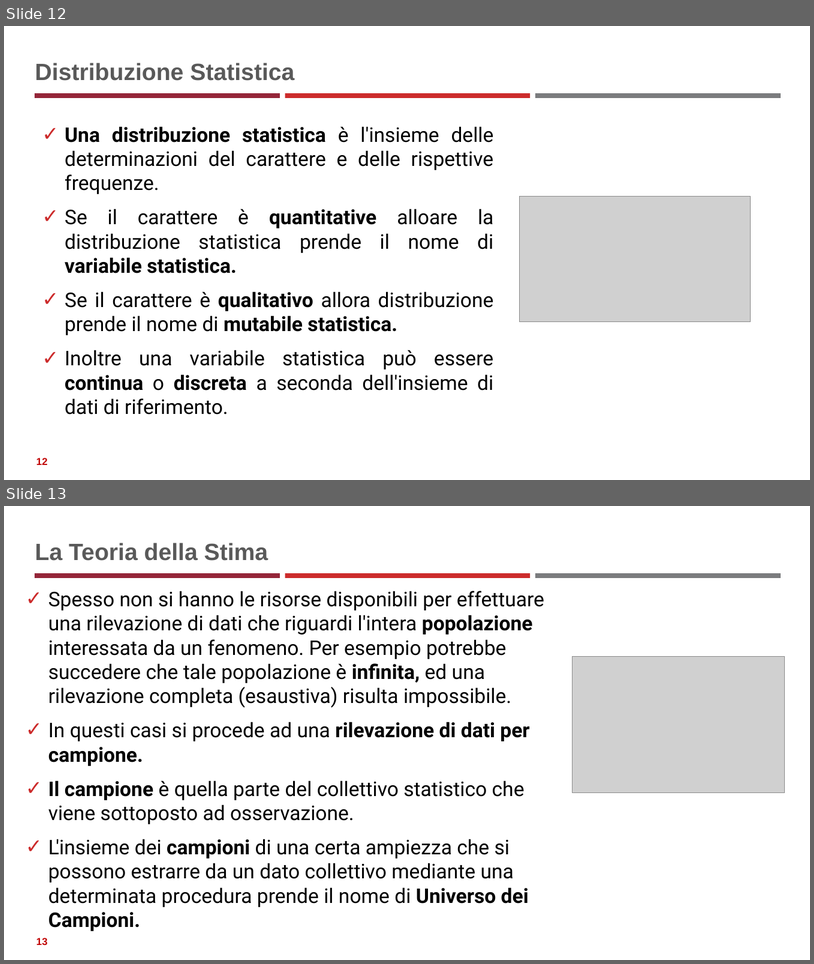
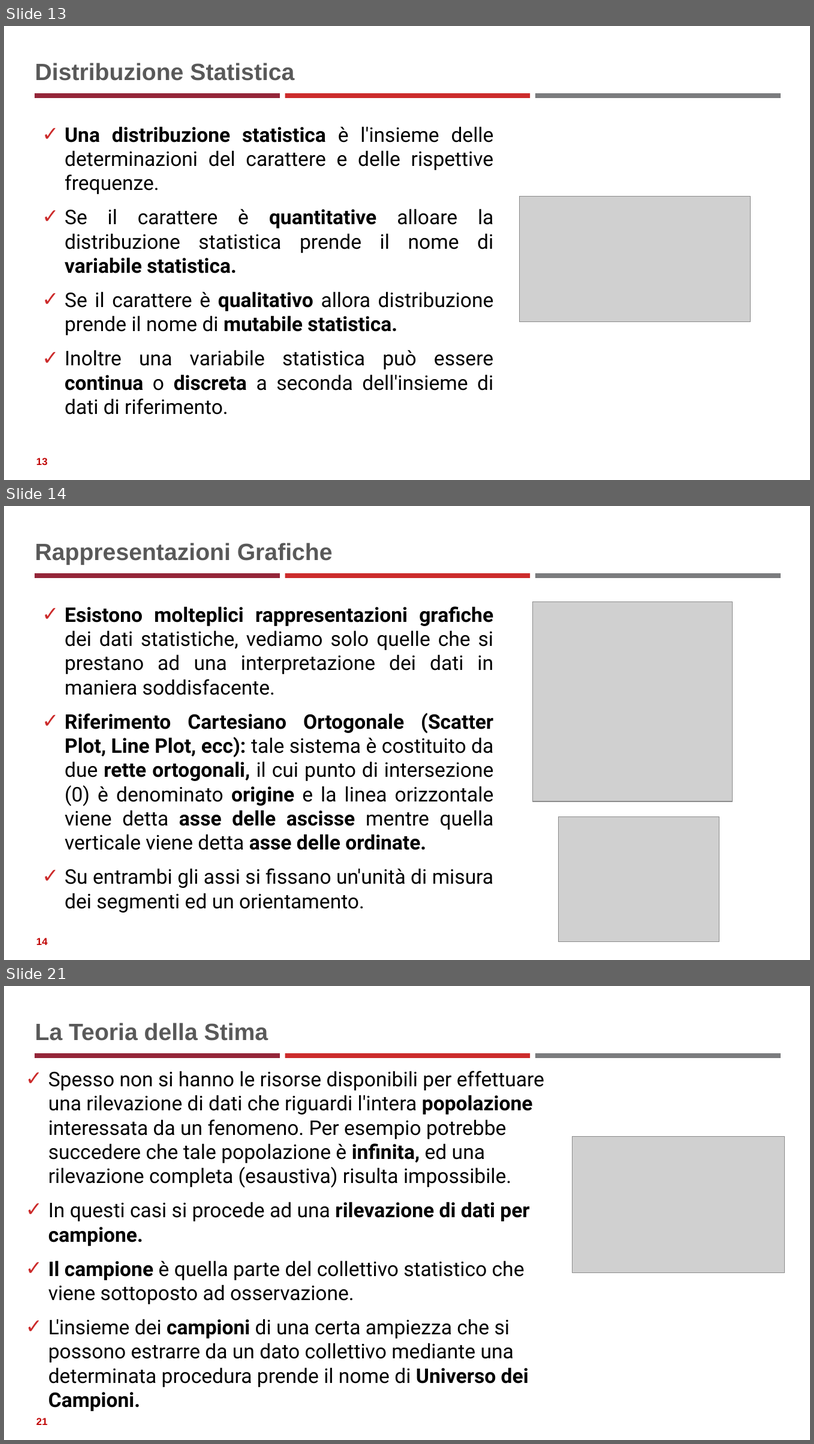
Before and after one commit to neural1977/data_science_interview_material, a slide deck: Statistics_ita.pptx. Shown one above the other, each under a label of ours: slides 12 and 13 before the commit, slides 13, 14 and 21 after it; the slides between them are not shown. The pictures are 814x964 and 814x1444 pixels, drawn with LibreOffice and Linux fonts; fonts in the diff are those of the drawing; grey boxes stand for pictures. Boxes give left, top, right and bottom in pixels: in the first picture for what was removed or moved away, otherwise in the second. Text is boxed around its words. In the diff, an @@ line names an element or a change of style, - is before the commit and + after.

```diff
--- a/Statistics_ita.pptx
+++ b/Statistics_ita.pptx
@@ slide 14 added at (4, 506, 810, 960), background #FFFFFF; not listed: 3 template elements that a slide beside it also shows @@
@@ title added at (35, 543, 333, 565), 28 pt, text #595959, bold @@
+Rappresentazioni Grafiche
@@ text added at (65, 606, 494, 888), 24 pt, text #000000 @@
+✓ Esistono molteplici rappresentazioni grafiche dei dati statistiche, vediamo solo quelle che si prestano ad una interpretazione dei dati in maniera soddisfacente.
+✓ Riferimento Cartesiano Ortogonale (Scatter Plot, Line Plot, ecc): tale sistema è costituito da due rette ortogonali, il cui punto di intersezione (0) è denominato origine e la linea orizzontale viene detta asse delle ascisse mentre quella verticale viene detta asse delle ordinate.
+✓ Su entrambi gli assi si fissano un'unità di misura dei segmenti ed un orientamento.
@@ picture added at (533, 601, 733, 801) @@
@@ picture added at (559, 816, 720, 941) @@
@@ page number added at (36, 937, 48, 945), 12 pt, text #C00000, bold @@
+14
@@ what was slide 12 is now slide 13 @@
@@ page number at (36, 457, 48, 465): text changed @@
-12
+13
@@ what was slide 13 is now slide 21 @@
@@ page number at (36, 1417, 48, 1425): text changed @@
-13
+21
```
Also in this commit, not shown: 7 other slides added, 1 other file.
